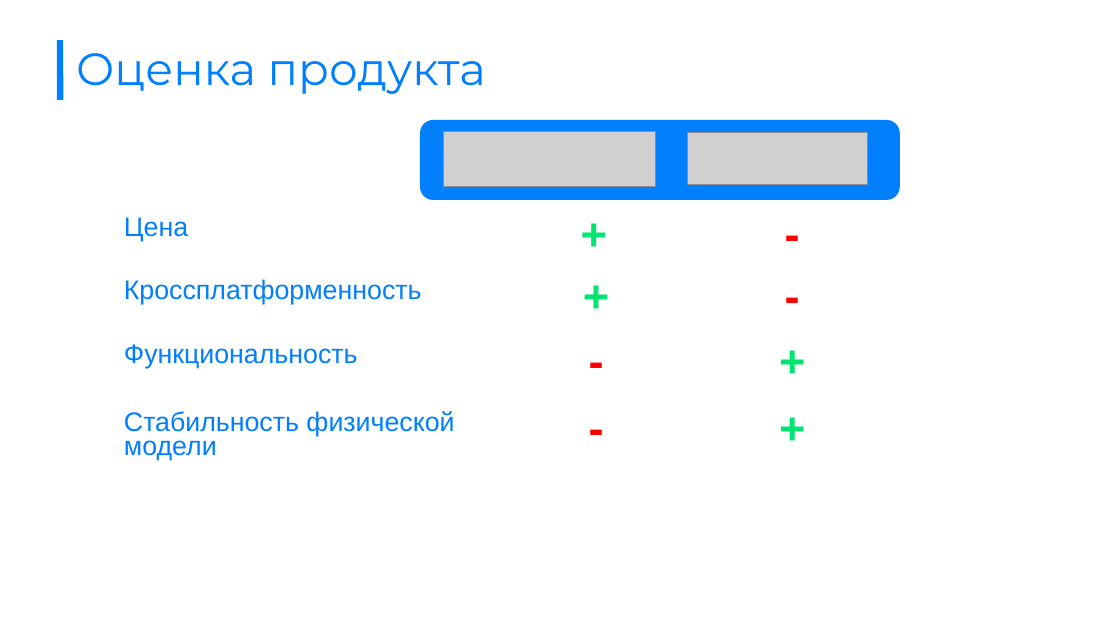
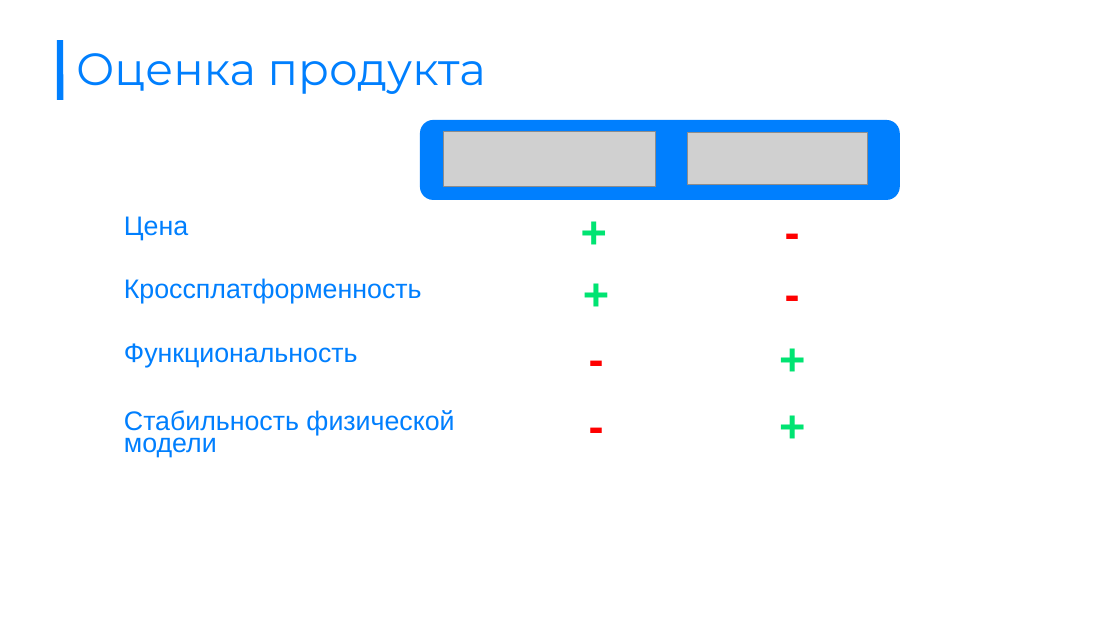
Before and after one commit to BendySonic/lampotory, a slide deck: slide 11 of documentation/22_01/Презентация (сложный-97).ppt. Drawn at 1120x630 pixels with LibreOffice and Linux fonts; fonts in the diff are those of the drawing; grey boxes stand for pictures; background and template pictures are left out. Boxes give left, top, right and bottom in pixels: in the first picture for what was removed or moved away, otherwise in the second. Text is boxed around its words. In the diff, an @@ line names an element or a change of style, - is before the commit and + after.

Commit message:
Documentation work

```diff
--- a/documentation/22_01/Презентация (сложный-97).ppt
+++ b/documentation/22_01/Презентация (сложный-97).ppt
@@ table at [120, 129, 839, 491] @@
@@ line spacing 0.81 to 0.76 @@
@@ borders changed @@
```
